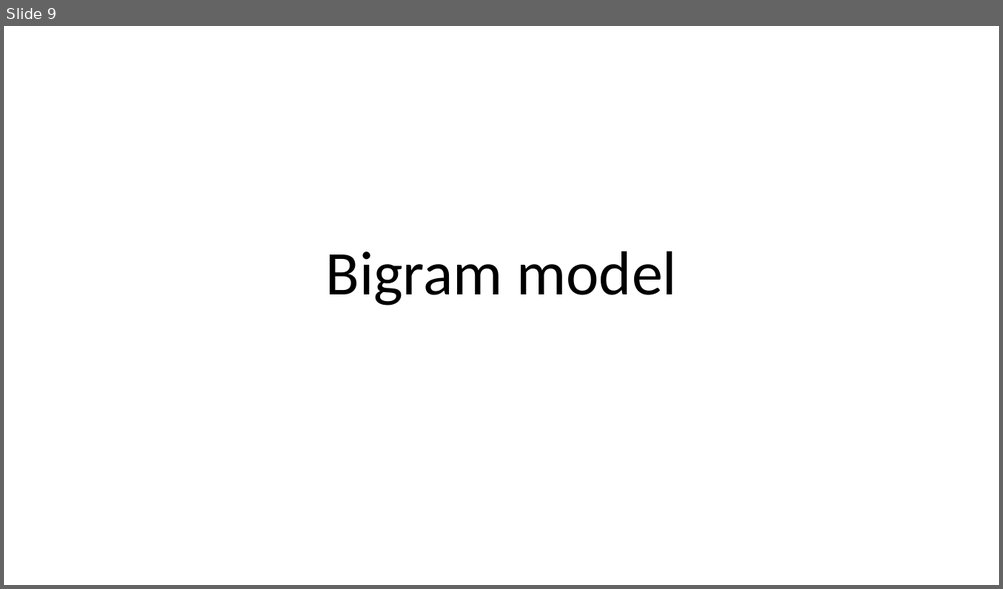
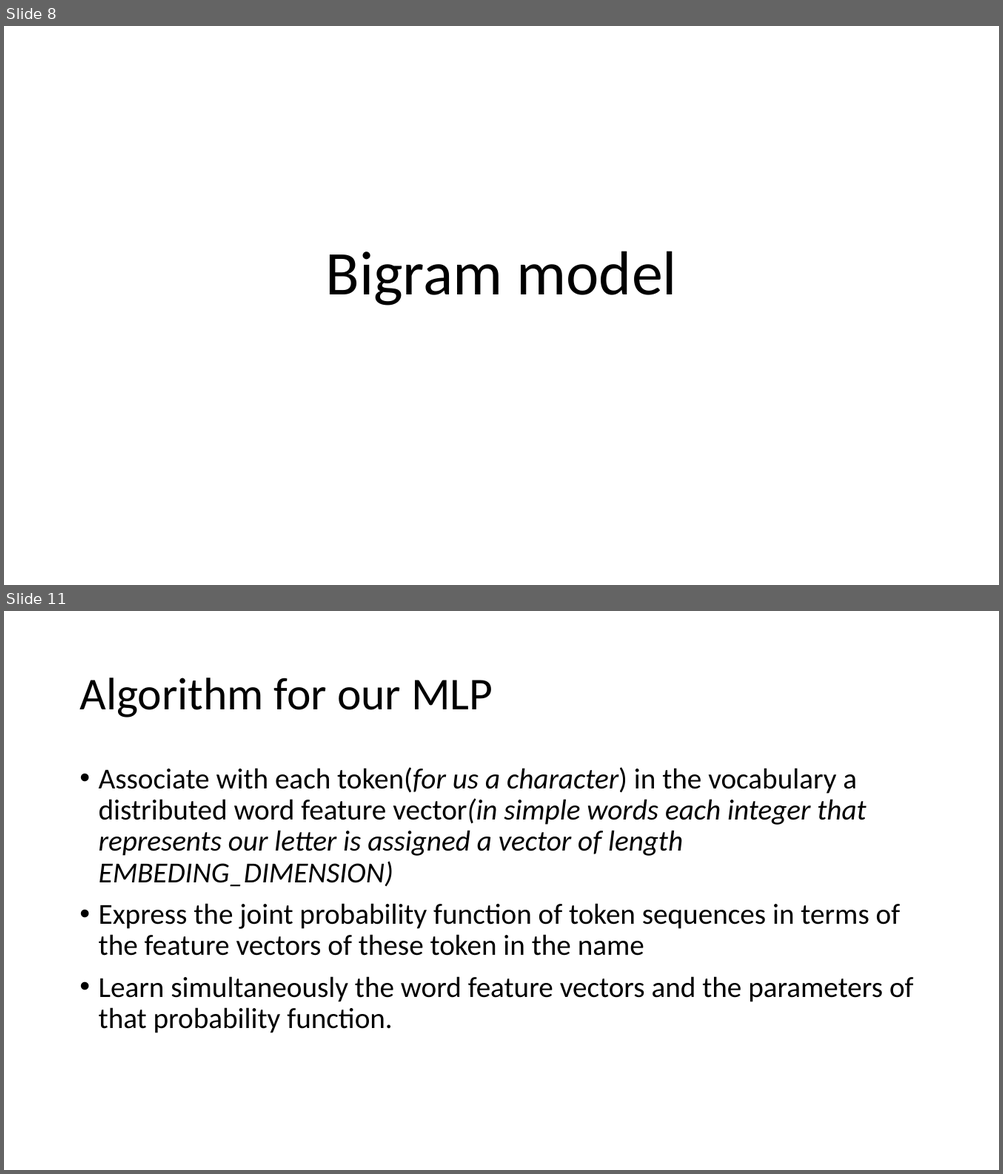
Before and after one commit to bodzio50318/genAiWorkshop, a slide deck: AiDem.pptm. Shown one above the other, each under a label of ours: slide 9 before the commit, slides 8 and 11 after it; the slides between them are not shown. The pictures are 1003x589 and 1003x1174 pixels, drawn with LibreOffice and Linux fonts; fonts in the diff are those of the drawing. Boxes give left, top, right and bottom in pixels: in the first picture for what was removed or moved away, otherwise in the second. Text is boxed around its words. In the diff, an @@ line names an element or a change of style, - is before the commit and + after.

```diff
--- a/AiDem.pptm
+++ b/AiDem.pptm
@@ slide 11 added at (4, 611, 999, 1170), background #FFFFFF @@
@@ title added at (79, 678, 492, 718), 44 pt, text #000000 @@
+Algorithm for our MLP
@@ text added at (99, 767, 913, 1034), 28 pt, text #000000 @@
+• Associate with each token(for us a character) in the vocabulary a distributed word feature vector(in simple words each integer that represents our letter is assigned a vector of length EMBEDING_DIMENSION)
+• Express the joint probability function of token sequences in terms of the feature vectors of these token in the name
+• Learn simultaneously the word feature vectors and the parameters of that probability function.
@@ what was slide 9 is now slide 8 @@
```
Also in this commit, not shown: 3 slides changed, 6 other slides added, 1 slide removed, 4 other files.
